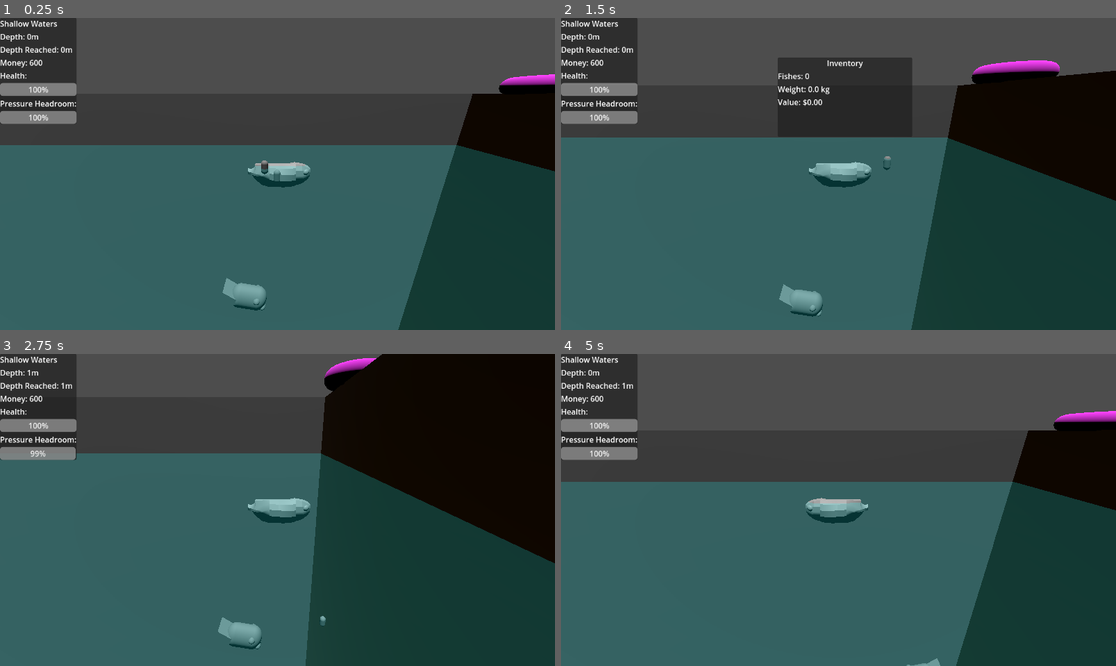
Above: before the commit, frames 1-4 (two rows, left to right).
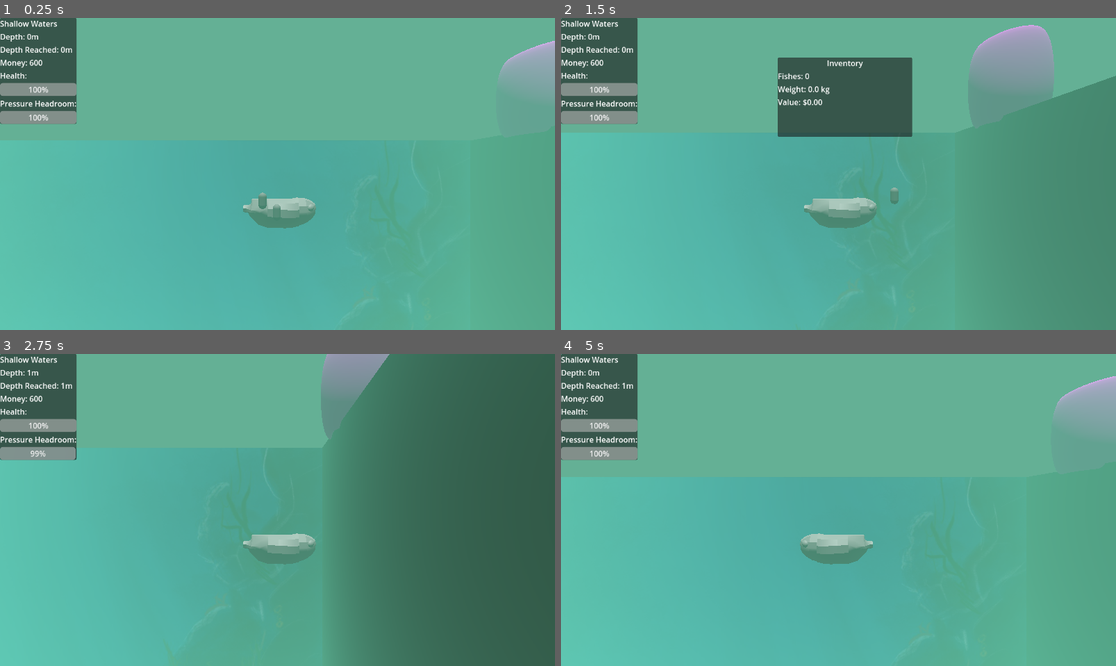
Above: after the commit, the same moments.

Repository: manusfishy/too-fishy
Game: Godot game, scene res://scenes/main_scene.tscn
Two runs of this game, one before a commit and one after it. Both use one fixed random seed, a clock stepped at 60 frames per second and the inputs below.
Inputs (mouse positions are in pixels of both pictures, inside the frame that each line leads up to):
- Up to frame 1 (0.25 s): no input
- Up to frame 2 (1.5 s): move the mouse to (960, 158) at 0.52 s; hold Right (move_right) 0.53-1.28 s; tap Tab (inv_toggle) at 0.6 s; move the mouse to (727, 189) at 1.27 s; hold Down (move_down) from 1.28 s (still down); click (727, 189) at 1.35 s
- Up to frame 3 (2.75 s): move the mouse to (333, 441) at 2.02 s; release Down (move_down) at 2.03 s; hold Right (move_right) from 2.03 s (still down); tap Tab (inv_toggle) at 2.1 s
- Up to frame 4 (5 s): move the mouse to (810, 572) at 2.77 s; release Right (move_right) at 2.78 s; hold Up (move_up) 2.78-3.53 s; click (810, 572) at 2.85 s; move the mouse to (1005, 556) at 3.52 s; hold Left (move_left) from 3.53 s (still down); tap Tab (inv_toggle) at 3.6 s; move the mouse to (672, 463) at 4.27 s; click (672, 463) at 4.35 s

The runs differ from the first frame. In frame 1, 99% of the frame differs, in the area x 0-100%, y 0-100%; in frame 2, 98%; in frame 3, 98%; in frame 4, 98%.

Commit message:
reworked section visuals

Diff:
--- a/scenes/main_scene.tscn
+++ b/scenes/main_scene.tscn
@@ -2,7 +2,7 @@
 
 [ext_resource type="Material" uid="uid://c5n8hh7lc1h4b" path="res://materials/base_material_3d.tres" id="2_pu3yx"]
 [ext_resource type="Script" uid="uid://co3y5aldsk5jh" path="res://scripts/level.gd" id="3_c16ls"]
-[ext_resource type="Material" uid="uid://jnk0gr5qktqh" path="res://materials/water/surface.tres" id="3_gubc5"]
+[ext_resource type="Texture2D" uid="uid://b0r6xam3j6ui2" path="res://textures/background_beginning.jpg" id="4_c1pb6"]
 [ext_resource type="PackedScene" uid="uid://xqds4eqa4fys" path="res://scenes/section.tscn" id="4_gubc5"]
 [ext_resource type="PackedScene" uid="uid://durrtmu3i450r" path="res://scenes/player.tscn" id="4_pu3yx"]
 [ext_resource type="PackedScene" uid="uid://bekjel2ayhsva" path="res://scenes/level_barrier.tscn" id="5_rt2n2"]
@@ -12,7 +12,8 @@
 
 [sub_resource type="QuadMesh" id="QuadMesh_c16ls"]
 
-[sub_resource type="BoxMesh" id="BoxMesh_18nlu"]
+[sub_resource type="StandardMaterial3D" id="StandardMaterial3D_6wevv"]
+albedo_texture = ExtResource("4_c1pb6")
 
 [sub_resource type="TorusMesh" id="TorusMesh_o3jxj"]
 
@@ -34,18 +35,13 @@
 preloadSectionsCount = 2
 
 [node name="StartSection" type="Node3D" parent="Level"]
-transform = Transform3D(1, 0, 0, 0, 0.2, 0, 0, 0, 1, -0.002, 0, -0.01)
+transform = Transform3D(1, 0, 0, 0, 1, 0, 0, 0, 1, 0, -10, 0)
 
 [node name="Background" type="MeshInstance3D" parent="Level/StartSection"]
-transform = Transform3D(37.64, 0, 0, 0, 25, 0, 0, 0, 1, -15.293, 0, -3.007)
+transform = Transform3D(28.7793, 0, 0, 0, 25, 0, 0, 0, 1, -14.9077, 0, -3.00963)
 mesh = SubResource("QuadMesh_c16ls")
 skeleton = NodePath("../../..")
-
-[node name="Water" type="MeshInstance3D" parent="Level/StartSection"]
-transform = Transform3D(-29.111, 0, 1.50996e-06, 0, 15.036, 0, -4.39564e-06, 0, -10, -15.1, -5, 0)
-material_override = ExtResource("3_gubc5")
-mesh = SubResource("BoxMesh_18nlu")
-skeleton = NodePath("")
+surface_material_override/0 = SubResource("StandardMaterial3D_6wevv")
 
 [node name="RightBarrier" parent="Level/StartSection" instance=ExtResource("5_rt2n2")]
 transform = Transform3D(1, 0, 0, 0, 1, 0, 0, 0, 1, -0.0240569, 0, -0.819179)
@@ -60,7 +56,7 @@
 skeleton = NodePath("../../..")
 
 [node name="Section" parent="Level" instance=ExtResource("4_gubc5")]
-transform = Transform3D(1, 0, 0, 0, 1, 0, 0, 0, 1, 0, -15, 0)
+transform = Transform3D(1, 0, 0, 0, 1, 0, 0, 0, 1, 0, -35, 0)
 
 [node name="DirectionalLight3D" type="DirectionalLight3D" parent="."]
 transform = Transform3D(0.94702, 0.320556, -0.0199303, -0.0267635, 0.140602, 0.989705, 0.320058, -0.936736, 0.141732, -6.47082, 1.04463, 15.1856)
--- a/scenes/player.tscn
+++ b/scenes/player.tscn
@@ -6,6 +6,21 @@
 [ext_resource type="Resource" uid="uid://e0lxbmss3uuj" path="res://scenes/inventory/playerInventory.tres" id="2_qlg0r"]
 
 [sub_resource type="CapsuleShape3D" id="CapsuleShape3D_7cn6r"]
+
+[sub_resource type="Gradient" id="Gradient_qlg0r"]
+
+[sub_resource type="GradientTexture1D" id="GradientTexture1D_tuyoq"]
+gradient = SubResource("Gradient_qlg0r")
+
+[sub_resource type="Environment" id="Environment_fjrip"]
+fog_enabled = true
+fog_light_color = Color(0.0941176, 0.180392, 0.607843, 1)
+fog_density = 0.0476
+fog_sky_affect = 0.39
+volumetric_fog_density = 1000.0
+volumetric_fog_albedo = Color(0.054902, 0.317647, 1, 1)
+volumetric_fog_ambient_inject = 0.08
+adjustment_color_correction = SubResource("GradientTexture1D_tuyoq")
 
 [sub_resource type="PhysicsMaterial" id="PhysicsMaterial_qhqgy"]
 
@@ -25,7 +40,8 @@
 shape = SubResource("CapsuleShape3D_7cn6r")
 
 [node name="Camera3D" type="Camera3D" parent="."]
-transform = Transform3D(1, 0, 0, 0, 0.935049, 0.35452, 0, -0.35452, 0.935049, 0, 2.39688, 5.76341)
+transform = Transform3D(1, 0, 0, 0, 1, 0, 0, 0, 1, 0, 1.18841, 5.28607)
+environment = SubResource("Environment_fjrip")
 
 [node name="hook" type="RigidBody3D" parent="."]
 transform = Transform3D(1, 0, 0, 0, 1, 0, 0, 0, 1, -0.366111, 0.684915, 0.292612)
--- a/scenes/section.tscn
+++ b/scenes/section.tscn
@@ -1,16 +1,13 @@
-[gd_scene load_steps=6 format=3 uid="uid://xqds4eqa4fys"]
+[gd_scene load_steps=4 format=3 uid="uid://xqds4eqa4fys"]
 
-[ext_resource type="Material" uid="uid://jnk0gr5qktqh" path="res://materials/water/surface.tres" id="1_d41wi"]
 [ext_resource type="Script" uid="uid://bkpen13pay85m" path="res://scripts/section.gd" id="1_fivou"]
 [ext_resource type="PackedScene" uid="uid://bekjel2ayhsva" path="res://scenes/level_barrier.tscn" id="2_fivou"]
 
 [sub_resource type="QuadMesh" id="QuadMesh_o3jxj"]
 
-[sub_resource type="QuadMesh" id="QuadMesh_d41wi"]
-
 [node name="Section" type="Node3D" node_paths=PackedStringArray("water", "spawn_marker_a", "spawn_marker_b")]
 script = ExtResource("1_fivou")
-water = NodePath("Water")
+water = NodePath("")
 spawn_marker_a = NodePath("SpawnerA")
 spawn_marker_b = NodePath("SpawnerB")
 
@@ -19,12 +16,6 @@
 mesh = SubResource("QuadMesh_o3jxj")
 skeleton = NodePath("../..")
 
-[node name="Water" type="MeshInstance3D" parent="."]
-transform = Transform3D(29.111, 0, 0, 0, 25, 0, 0, 0, 5.35, -15.082, 0, 5)
-mesh = SubResource("QuadMesh_d41wi")
-skeleton = NodePath("")
-surface_material_override/0 = ExtResource("1_d41wi")
-
 [node name="RightBarrier" parent="." instance=ExtResource("2_fivou")]
 transform = Transform3D(1, 0, 0, 0, 1, 0, 0, 0, 1, -0.0240569, 0, -0.819179)
 
@@ -32,7 +23,7 @@
 transform = Transform3D(1, 0, 0, 0, 1, 0, 0, 0, 1, -29.94, 0, -0.812)
 
 [node name="VisibleOnScreenNotifier" type="VisibleOnScreenNotifier3D" parent="."]
-aabb = AABB(-30, -15, -3, 30, 30, 5)
+aabb = AABB(-30, -12.5, -3, 30, 25, 5)
 
 [node name="SpawnerA" type="Marker3D" parent="."]
 transform = Transform3D(1, 0, 0, 0, 1, 0, 0, 0, 1, -28.1838, 11.0533, 0)
--- a/scripts/level.gd
+++ b/scripts/level.gd
@@ -7,7 +7,7 @@
 @export var sectionHeight: float
 @export var preloadSectionsCount: int
 
-var lastSpawned = -15
+var lastSpawned = -35
 var snappedDepth = 0
 func _process(delta: float) -> void:
 	GameState.setDepth(player.position.y * -1)
@@ -20,6 +20,6 @@
 	newSection.position.y = position
 	lastSpawned = position
 	GameState.fishes_lower_boarder = lastSpawned - sectionHeight/2 - 1
-	if position <= -40:
+	if position <= -50:
 		newSection.setDepth(position * -1)
 	add_child(newSection)
--- a/scripts/player.gd
+++ b/scripts/player.gd
@@ -13,6 +13,16 @@
 
 @onready var rope = $rope # A MeshInstance3D with CylinderMesh
 var is_hook_thrown = false
+
+var colorMap = {
+	GameState.Stage.SURFACE: Color.AQUAMARINE,
+	GameState.Stage.DEEP: Color.AQUA,
+	GameState.Stage.DEEPER: Color.CADET_BLUE,
+	GameState.Stage.SUPERDEEP: Color.DARK_CYAN,
+	GameState.Stage.HOT: Color.CORNFLOWER_BLUE,
+	GameState.Stage.LAVA: Color.ORANGE_RED,
+	GameState.Stage.VOID: Color.BLACK
+}
 
 func _ready():
 	# Ensure hook starts as a child of the player
@@ -48,11 +58,14 @@
 		target_velocity.y = target_velocity.y * 2
 
 	target_velocity.z = 0
-
-
-
 	velocity = target_velocity
 	move_and_slide()
+
+	var depthSnapped = snapped(GameState.depth, 100)
+	var sectionType = GameState.depthStageMap[depthSnapped]
+
+	$Camera3D.environment.fog_light_color = colorMap[sectionType]
+
 
 func _process(delta):
 	if is_hook_thrown:
--- a/scripts/section.gd
+++ b/scripts/section.gd
@@ -8,25 +8,9 @@
 var depth: int = 0
 var is_on_screen: bool = false
 
-var materialMap = {
-	GameState.Stage.SURFACE: preload("res://materials/water/surface.tres"),
-	GameState.Stage.DEEP: preload("res://materials/water/deep.tres"),
-	GameState.Stage.DEEPER: preload("res://materials/water/deeper.tres"),
-	GameState.Stage.SUPERDEEP: preload("res://materials/water/superdeep.tres"),
-	GameState.Stage.HOT: preload("res://materials/water/hot.tres"),
-	GameState.Stage.LAVA: preload("res://materials/water/lava.tres"),
-	GameState.Stage.VOID: preload("res://materials/water/void.tres")
-	}
-
-
 func setDepth(d: int):
 	depth = d
 	var depthSnapped = snapped(depth, 100)
-	sectionType = GameState.depthStageMap[depthSnapped]
-	water.set_surface_override_material(0, materialMap[sectionType])
-	print("set material to", materialMap[sectionType])
-
-
 
 func spawn_fish(spawn_all: bool = false):
 	var stage_name = GameState.Stage.keys()[sectionType]
Not shown: 1 places in scenes/player.tscn that only renumber resources
Binary file added: textures/background_beginning.jpg
Not shown, added: textures/background_beginning.jpg.import
